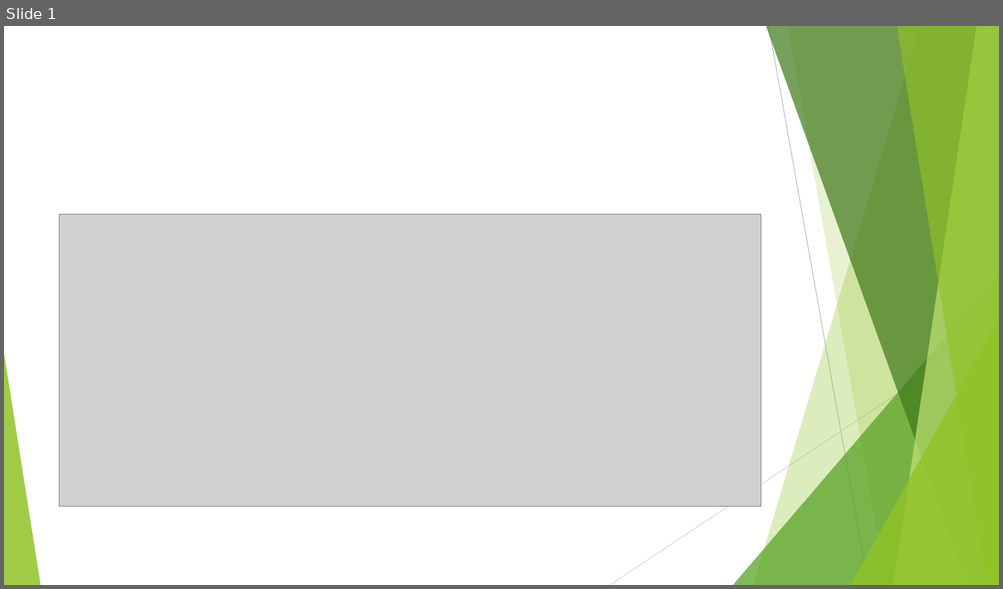
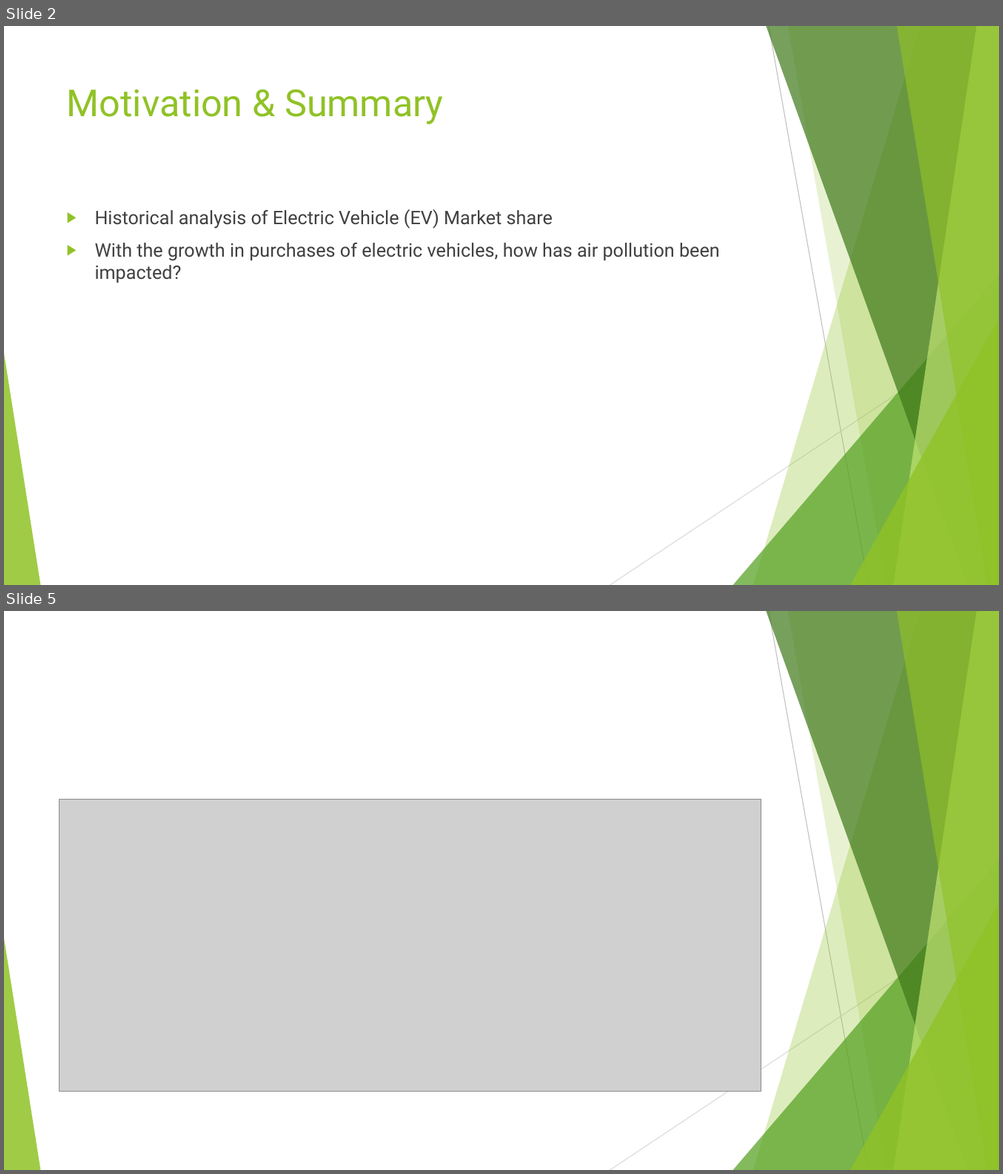
Before and after one commit to Barbara-Gordon/Team9, a slide deck: Presentation1.pptx. Shown one above the other, each under a label of ours: slide 1 before the commit, slides 2 and 5 after it; the slides between them are not shown. The pictures are 1003x589 and 1003x1174 pixels, drawn with LibreOffice and Linux fonts; fonts in the diff are those of the drawing; grey boxes stand for pictures. Boxes give left, top, right and bottom in pixels: in the first picture for what was removed or moved away, otherwise in the second. Text is boxed around its words. In the diff, an @@ line names an element or a change of style, - is before the commit and + after.

```diff
--- a/Presentation1.pptx
+++ b/Presentation1.pptx
@@ slide 2 added at [4, 26, 999, 585], background #FFFFFF; not listed: 10 template elements that a slide beside it also shows @@
@@ title added at [67, 89, 444, 124], 36 pt, text #90C226 @@
+Motivation & Summary
@@ text added at [95, 210, 720, 283], 18 pt, text #404040 @@
+▶ Historical analysis of Electric Vehicle (EV) Market share
+▶ With the growth in purchases of electric vehicles, how has air pollution been impacted?
@@ what was slide 1 is now slide 5 @@
```
Also in this commit, not shown: 9 other slides added, 1 other file.
